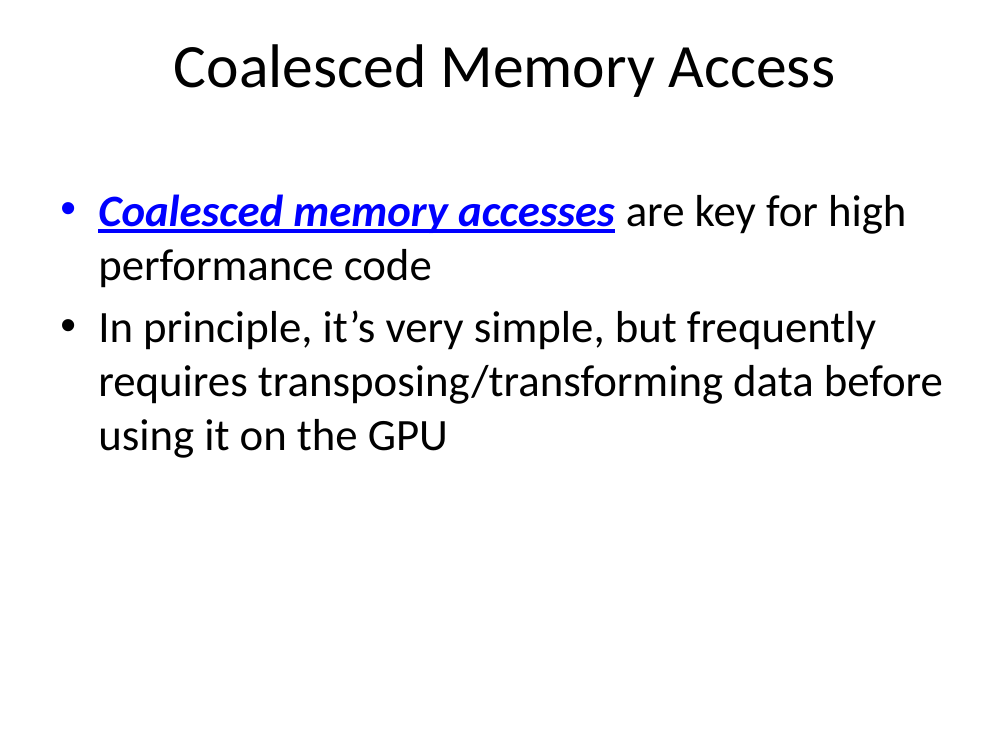
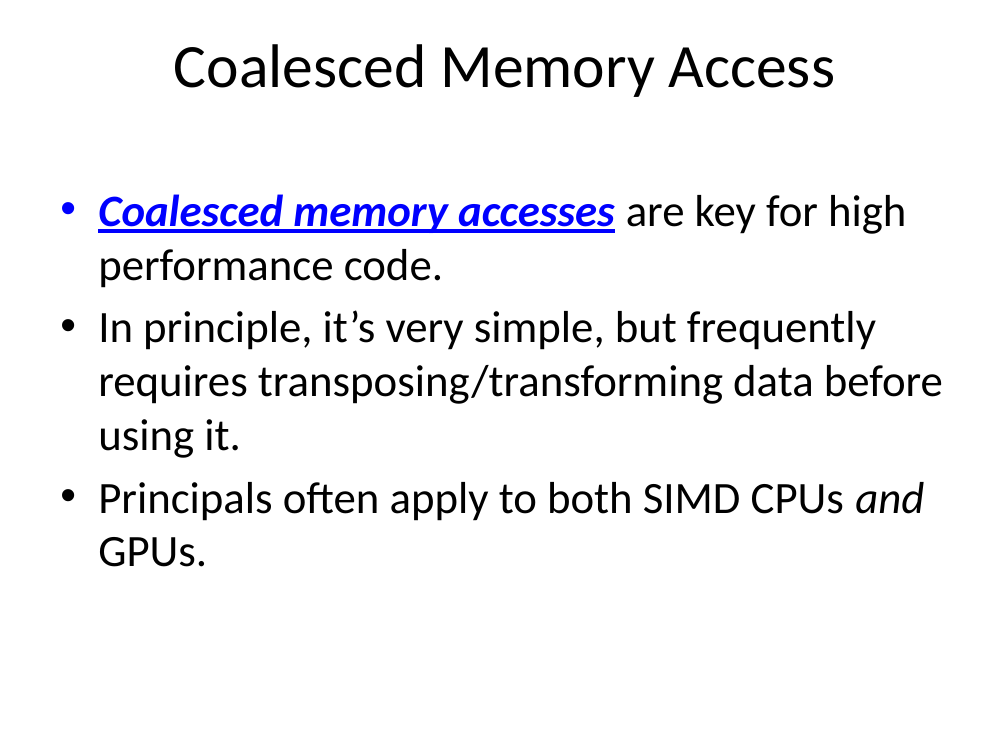
Before and after one commit to UoB-HPC/opencl-training-slides, a slide deck: slide 49 of advanced_part3.pptx (slide 47 before the commit). Drawn at 1008x756 pixels with LibreOffice and Linux fonts; fonts in the diff are those of the drawing. Boxes give left, top, right and bottom in pixels: in the first picture for what was removed or moved away, otherwise in the second. Text is boxed around its words. In the diff, an @@ line names an element or a change of style, - is before the commit and + after.

```diff
--- a/advanced_part3.pptx
+++ b/advanced_part3.pptx
@@ text at (98, 194, 943, 567): text changed @@
-• Coalesced memory accesses are key for high performance code
-• In principle, it’s very simple, but frequently requires transposing/transforming data before using it on the GPU
+• Coalesced memory accesses are key for high performance code.
+• In principle, it’s very simple, but frequently requires transposing/transforming data before using it.
+• Principals often apply to both SIMD CPUs and GPUs.
```
Also in this commit, not shown: 18 other slides changed, 8 slides added.
